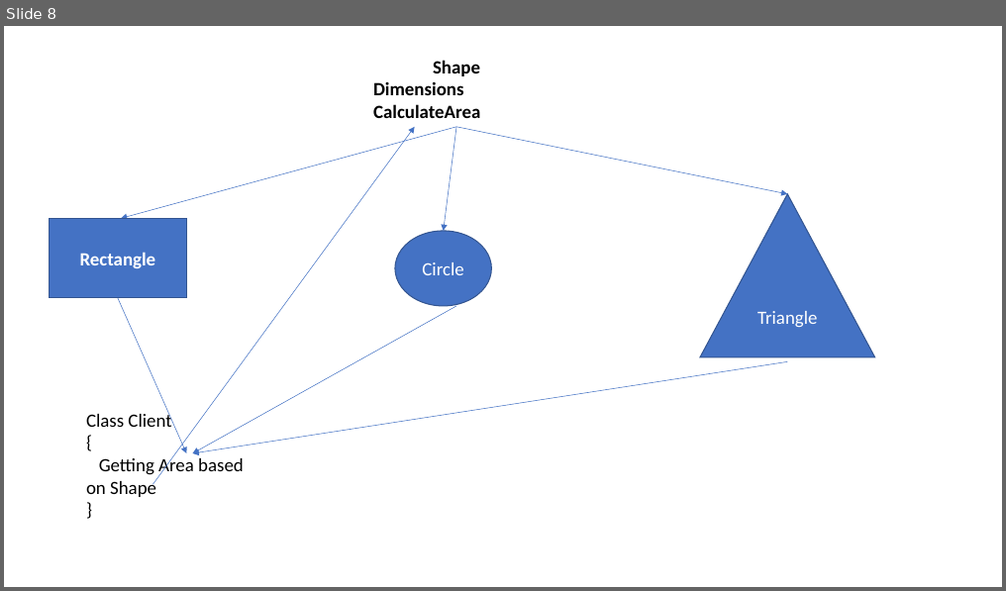
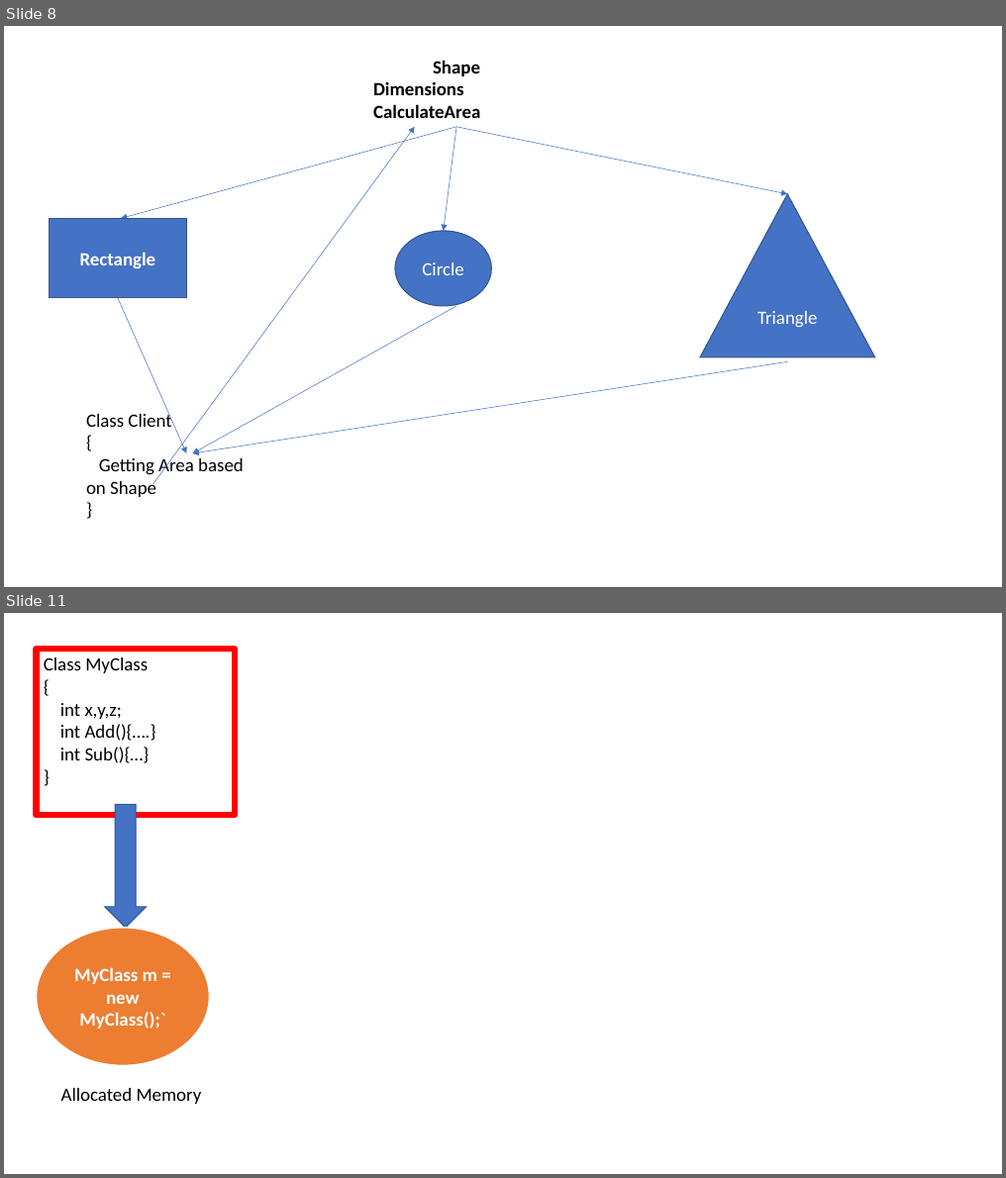
Before and after one commit to maheshsabnis/NetFrwk_Projects, a slide deck: Training-Images.pptx. Shown one above the other, each under a label of ours: slide 8 before the commit, slides 8 and 11 after it; the slides between them are not shown. The pictures are 1006x591 and 1006x1178 pixels, drawn with LibreOffice and Linux fonts; fonts in the diff are those of the drawing. Boxes give left, top, right and bottom in pixels: in the first picture for what was removed or moved away, otherwise in the second. Text is boxed around its words. In the diff, an @@ line names an element or a change of style, - is before the commit and + after.

```diff
--- a/Training-Images.pptx
+++ b/Training-Images.pptx
@@ slide 11 added at [4, 613, 1002, 1174], background #FFFFFF @@
@@ rectangle added at [37, 649, 235, 815], outline #FF0000 6 pt, 18 pt, text #000000 @@
+Class MyClass
+{
+int x,y,z;
+int Add(){….}
+int Sub(){…}
+}
@@ down arrow added at [105, 805, 147, 928], fill #4472C4, outline #325491 1 pt @@
@@ ellipse added at [37, 928, 210, 1065], fill #ED7D31, outline #FFFFFF 1.5 pt, 18 pt, text #FFFFFF, bold @@
+MyClass m = new MyClass();`
@@ text added at [61, 1088, 202, 1104], 18 pt, text #000000 @@
+Allocated Memory
```
Also in this commit, not shown: 2 other slides added, 13 other files.
